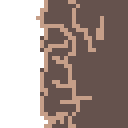
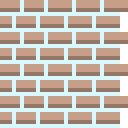
The second 128×128 image is a revision of the first. Changes to its layers:
renamed "Layer 1 copy" to "Layer 2", painted on it over [0, 0, 128, 128]
showed "Layer 1", painted on it over [0, 0, 128, 128]
